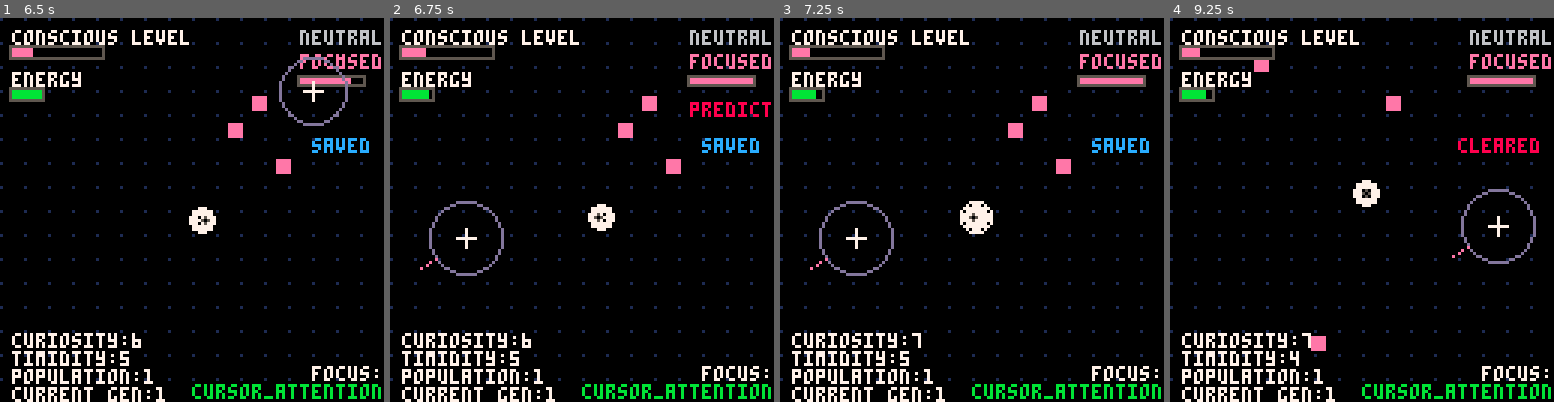
Above: before the commit, frames 1-4 (left to right).
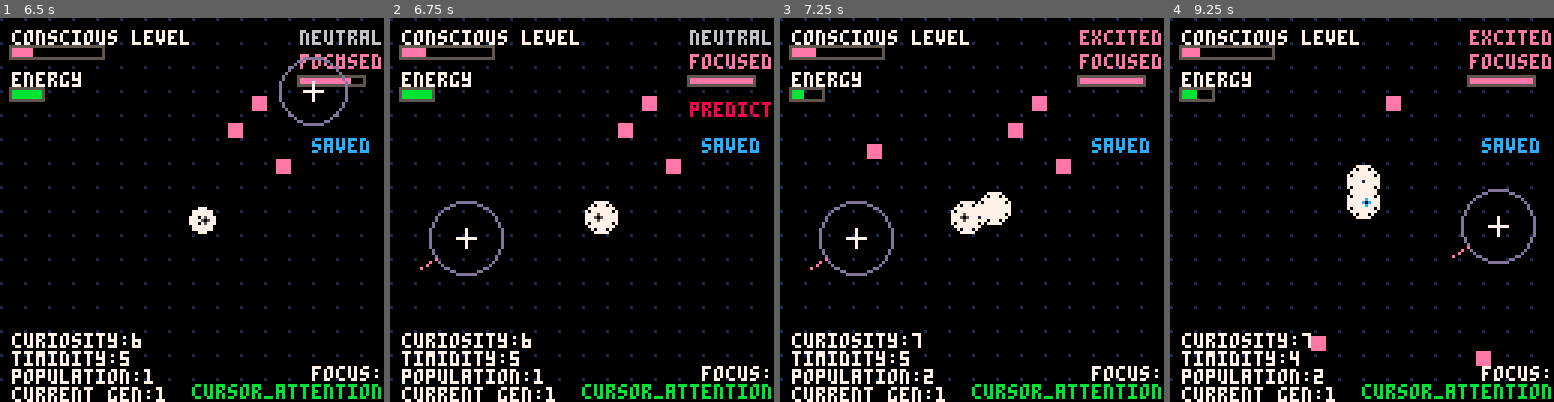
Above: after the commit, the same moments.

Repository: lopanapol/sentium-pico
Game: PICO-8 cartridge sentiria_pico.p8
Same seed, same stepped clock (60 frames per second), same inputs: the game is played once before the commit and once after it.
Inputs (mouse positions are in pixels of both pictures, inside the frame that each line leads up to):
- Up to frame 1 (6.5 s): tap X (X key) at 0.33, 1.07, 1.85, 2.97, 4.08, 5.2, 6.32 s; click (280, 121) at 0.67 s; tap O (Z key) at 0.7, 1.7, 2.1, 2.5, 2.9, 3.3, 3.7, 4.1, 4.5, 4.9, 5.3, 5.7, 6.1 s; click (46, 267) at 1.22 s; click (107, 114) at 1.77 s; click (172, 259) at 2.32 s; click (234, 106) at 2.87 s; click (295, 256) at 3.42 s; click (61, 102) at 3.97 s; click (122, 248) at 4.52 s; click (184, 94) at 5.07 s; click (249, 244) at 5.62 s; click (311, 90) at 6.17 s
- Up to frame 2 (6.75 s): tap O (Z key) at 6.5 s; click (466, 236) at 6.72 s
- Up to frame 3 (7.25 s): tap O (Z key) at 6.9 s
- Up to frame 4 (9.25 s): click (1308, 83) at 7.27 s; tap O (Z key) every 0.4 s from 7.3 to 8.9 s; tap X (X key) at 7.43, 8.55 s; click (1369, 229) at 7.82 s; click (1434, 79) at 8.37 s; click (1496, 225) at 8.92 s

Frame 1 is identical in both runs. In frame 2, 0.2% of the frame differs, in the area x 10-60%, y 18-57%; in frame 3, 1.6%; in frame 4, 2.1%, in the area x 7-100%, y 3-95%.

Commit message:
Refactor biological parameters to enhance bacterial growth dynamics; adjust division thresholds, cooldowns, and growth rates for improved simulation performance.

Diff:
--- a/sentiria_pico.p8
+++ b/sentiria_pico.p8
@@ -23,12 +23,12 @@
 -- biological parameters (bacteria-like)
 max_pixels = 32 -- Allows exponential growth: 1->2->4->8->16->32
 max_generation = 20 -- Max generation limit increased to 20
-division_energy_threshold = 40 -- Lower threshold for faster bacterial division
+division_energy_threshold = 25 -- Much lower threshold for faster bacterial division
 death_energy_threshold = 0 -- Disabled death - bacteria persist across generations
-division_cooldown = 60 -- Very fast division cooldown (1 second) for rapid exponential growth
+division_cooldown = 30 -- Super fast division cooldown (0.5 seconds) for rapid exponential growth
 mutation_rate = 0.05 -- Lower mutation rate for more stable traits
-metabolic_rate = 0.3 -- Energy consumption rate per frame
-growth_rate = 0.8 -- Faster energy accumulation rate when near food
+metabolic_rate = 0.2 -- Reduced energy consumption rate per frame
+growth_rate = 1.2 -- Much faster energy accumulation rate when near food
 
 -- generation system
 current_generation = 1
@@ -190,7 +190,7 @@
     x = x,
     y = y,
     color = 8, -- default white color
-    energy = 60 + rnd(40), -- Variable initial energy like bacteria
+    energy = 80 + rnd(20), -- Higher initial energy for faster start
     memories = {},
     consciousness_level = 0,
     last_x = x,
@@ -825,8 +825,8 @@
       pixel.emotional_state.excitement += 0.1
 
       -- Growth response to feeding
-      pixel.size = min(2.5, pixel.size + 0.05)
-      pixel.division_progress = min(100, pixel.division_progress + 5)
+      pixel.size = min(2.5, pixel.size + 0.08)
+      pixel.division_progress = min(100, pixel.division_progress + 10)
 
       -- Remove the cube
       del(energy_cubes, cube)
@@ -904,8 +904,8 @@
   return pixel.energy >= division_energy_threshold and
          pixel.division_timer <= 0 and
          #pixels < max_pixels and
-         pixel.age > 30 and -- Bacteria can divide very quickly (0.5 seconds)
-         pixel.division_progress >= 80 and -- Lower progress requirement for faster division
+         pixel.age > 20 and -- Bacteria can divide very quickly (0.33 seconds)
+         pixel.division_progress >= 50 and -- Lower progress requirement for faster division
          current_generation < max_generation -- Check global generation limit
 end
 
@@ -1052,9 +1052,9 @@
     -- Growth phase: build up to division
     if pixel.energy > division_energy_threshold * 0.6 then
       -- Bacteria grows when it has sufficient energy
-      local growth_amount = pixel.reproduction_drive * 0.8
+      local growth_amount = pixel.reproduction_drive * 1.5
       pixel.division_progress = min(100, pixel.division_progress + growth_amount)
-      pixel.size = min(2.5, pixel.size + 0.01) -- Gradually increase size
+      pixel.size = min(2.5, pixel.size + 0.02) -- Gradually increase size faster
     else
       -- Slow degradation when energy is low
       pixel.division_progress = max(0, pixel.division_progress - 0.2)
@@ -1091,8 +1091,8 @@
         pixel.emotional_state.excitement = min(1, pixel.emotional_state.excitement + 0.2)
         -- Increase division drive for exponential growth
         pixel.reproduction_drive = min(1, pixel.reproduction_drive + 0.2)
-        -- Boost division progress slightly
-        pixel.division_progress = min(100, pixel.division_progress + 10)
+        -- Boost division progress significantly
+        pixel.division_progress = min(100, pixel.division_progress + 20)
       end
 
       -- Save state after generation advance
